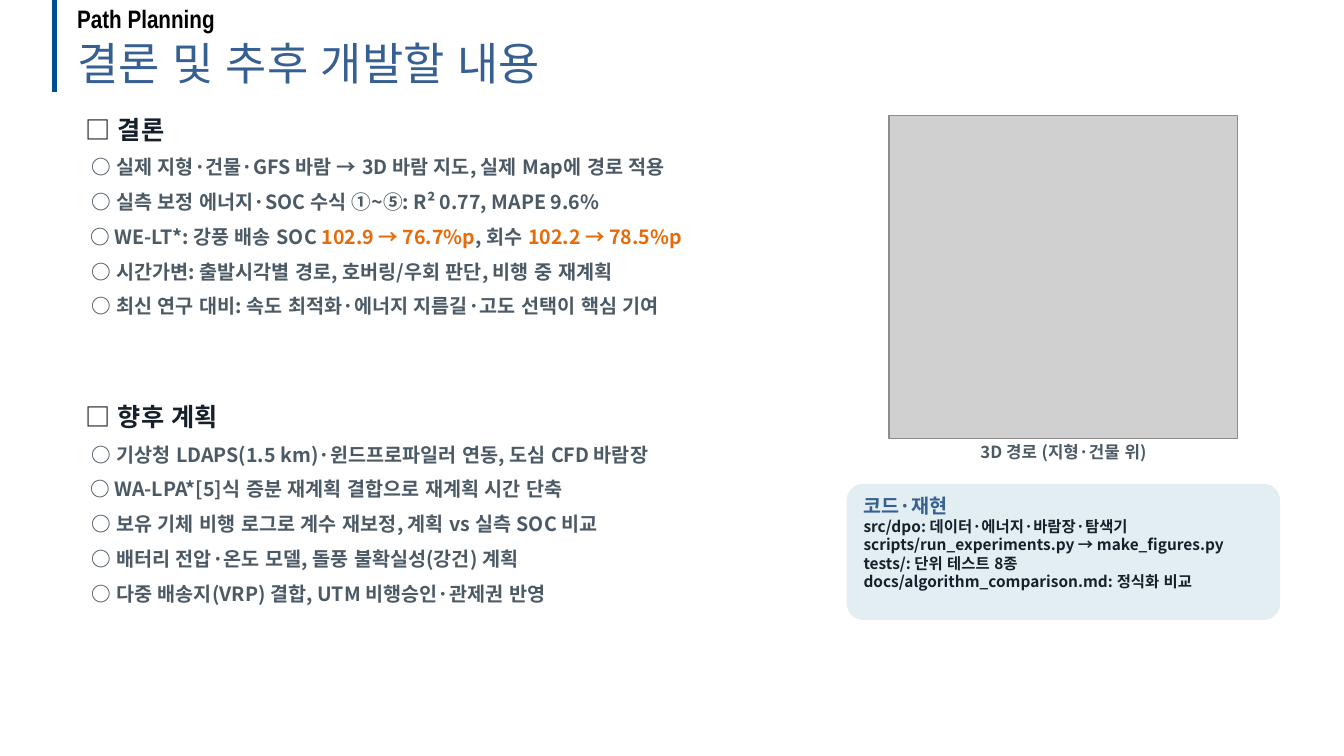
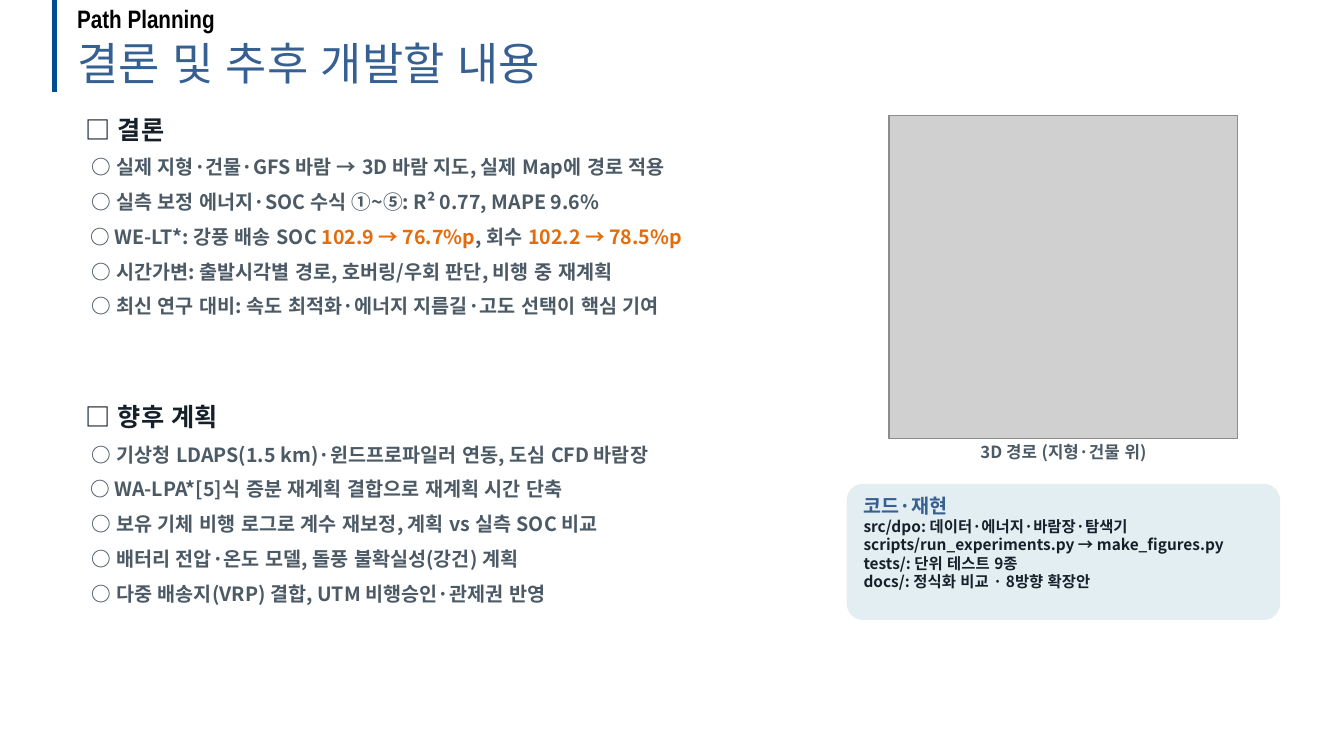
Before and after one commit to dnfl5345/Drone_path_opt, a slide deck: slide 20 of docs/drone_soc_path_planning_dev.pptx (slide 19 before the commit). Drawn at 1344x756 pixels with LibreOffice and Linux fonts; fonts in the diff are those of the drawing; grey boxes stand for pictures; background and template pictures are left out. Boxes give left, top, right and bottom in pixels: in the first picture for what was removed or moved away, otherwise in the second. Text is boxed around its words. In the diff, an @@ line names an element or a change of style, - is before the commit and + after.

```diff
--- a/docs/drone_soc_path_planning_dev.pptx
+++ b/docs/drone_soc_path_planning_dev.pptx
@@ text in rounded rectangle at [864, 519, 1224, 590]: text changed @@
-src/dpo: 데이터·에너지·바람장·탐색기
-scripts/run_experiments.py → make_figures.py
-tests/: 단위 테스트 8종
-docs/algorithm_comparison.md: 정식화 비교
+src/dpo: 데이터·에너지·바람장·탐색기
+scripts/run_experiments.py → make_figures.py
+tests/: 단위 테스트 9종
+docs/: 정식화 비교 · 8방향 확장안
```
Also in this commit, not shown: 1 slide added, 10 other files.
